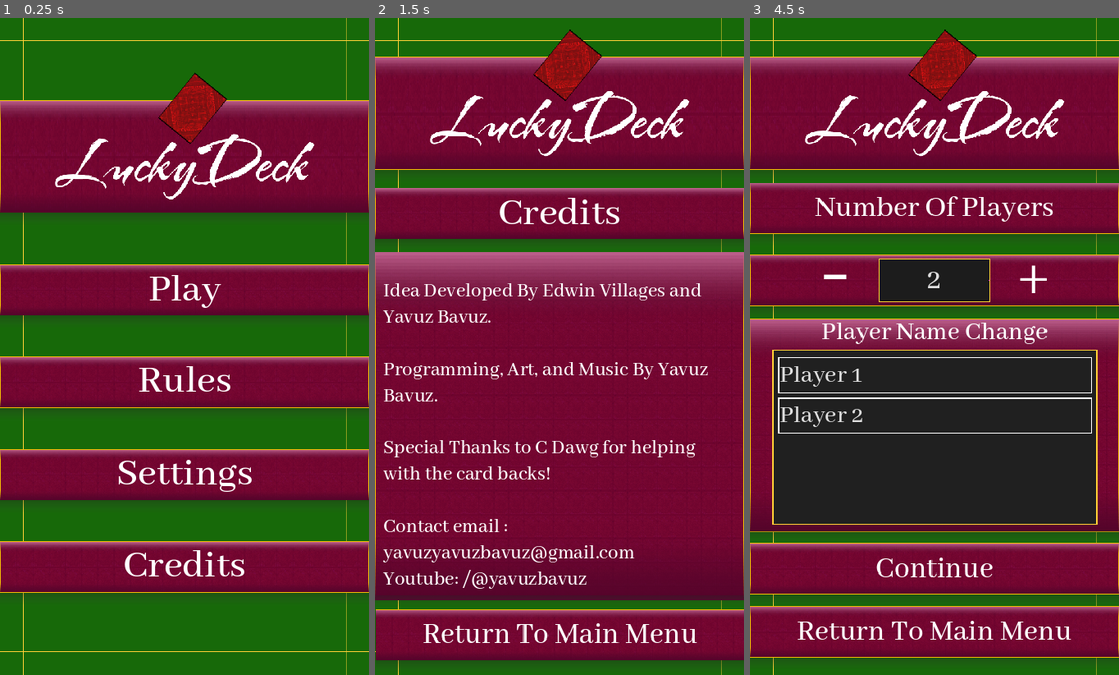
Above: before the commit, frames 1-3 (left to right).
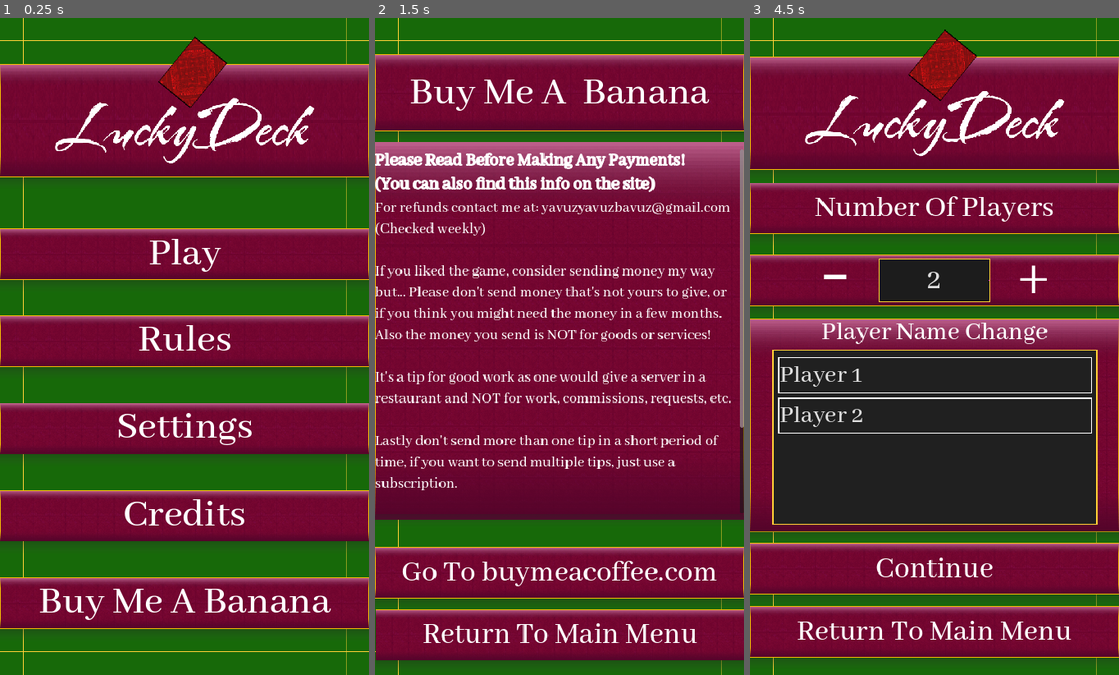
Above: after the commit, the same moments.

Repository: Yavuz7/LuckyDeck
Game: Godot game, scene res://Scripts/main_menu.tscn
Two runs of this game, one before a commit and one after it. Both use one fixed random seed, a clock stepped at 60 frames per second and the inputs below.
Inputs (mouse positions are in pixels of both pictures, inside the frame that each line leads up to; where the layout moved, square brackets give the same spot in the first picture):
- Up to frame 1 (0.25 s): no input
- Up to frame 2 (1.5 s): click (559, 602) at 0.5 s, where only the run after the commit has a clickable "Buy Me A Banana"; click "Credits" at 1.25 s
- Up to frame 3 (4.5 s): click "Credits" (after the commit: "Buy Me A Banana") at 2 s; click (934, 339) [934, 431] at 2.75 s; click "Return To Main Menu" at 3.5 s; click "Play" at 4.25 s

The runs differ from the first frame. In frame 1, 74% of the frame differs, in the area x 0-100%, y 2-95%; in frame 2, 39%; in frame 3, nothing differs.

Commit message:
Finished adding buymeacoffee to main menu

Diff:
--- /dev/null
+++ b/Menus/buyMeABanana.gd
@@ -0,0 +1,11 @@
+extends Panel
+
+
+func _on_return_pressed():
+	SoundManager.play_preset(SoundManager.RETURN_SOUND)
+	self.queue_free()
+	pass # Replace with function body.
+
+
+func _on_web_button_pressed():
+	OS.shell_open("https://buymeacoffee.com/yavuzbavuz")
--- /dev/null
+++ b/Menus/buyMeABanana.tscn
@@ -0,0 +1,186 @@
+[gd_scene load_steps=8 format=3 uid="uid://85axywj4mg23"]
+
+[ext_resource type="Script" path="res://Menus/buyMeABanana.gd" id="1_6wpqm"]
+[ext_resource type="Texture2D" uid="uid://bd3eeolp5h22g" path="res://assets/Images/rectangleborderyellow.svg" id="2_oleew"]
+[ext_resource type="PackedScene" uid="uid://cvgijvugy7wxe" path="res://assets/button_scene.tscn" id="3_hfrhq"]
+[ext_resource type="Theme" uid="uid://brkyelj36ne10" path="res://Scripts/maintheme.tres" id="5_u7112"]
+[ext_resource type="Texture2D" uid="uid://dpqbxplhq7uc" path="res://assets/Images/bigArea.png" id="6_fgood"]
+
+[sub_resource type="LabelSettings" id="LabelSettings_ueyg1"]
+font_size = 35
+outline_size = 5
+
+[sub_resource type="LabelSettings" id="LabelSettings_ttxef"]
+font_size = 30
+
+[node name="CreditsMenu" type="Panel"]
+anchors_preset = 15
+anchor_right = 1.0
+anchor_bottom = 1.0
+grow_horizontal = 2
+grow_vertical = 2
+script = ExtResource("1_6wpqm")
+
+[node name="background" type="ColorRect" parent="."]
+layout_mode = 1
+anchors_preset = 15
+anchor_right = 1.0
+anchor_bottom = 1.0
+grow_horizontal = 2
+grow_vertical = 2
+color = Color(0.0901961, 0.411765, 0.0352941, 1)
+
+[node name="TextureRect" type="TextureRect" parent="background"]
+layout_mode = 1
+anchors_preset = 15
+anchor_right = 1.0
+anchor_bottom = 1.0
+grow_horizontal = 2
+grow_vertical = 2
+texture = ExtResource("2_oleew")
+
+[node name="mainLayoutCredits" type="VBoxContainer" parent="."]
+layout_mode = 1
+anchors_preset = -1
+anchor_top = -0.00390625
+anchor_right = 1.0
+anchor_bottom = 1.00469
+offset_top = 76.0
+grow_horizontal = 2
+grow_vertical = 2
+theme_override_constants/separation = 80
+metadata/_edit_use_anchors_ = true
+
+[node name="Heading Seperator" type="VBoxContainer" parent="mainLayoutCredits"]
+layout_mode = 2
+theme_override_constants/separation = 35
+
+[node name="RulesHeading" parent="mainLayoutCredits/Heading Seperator" instance=ExtResource("3_hfrhq")]
+custom_minimum_size = Vector2(0, 150)
+layout_mode = 2
+
+[node name="Label2" type="Label" parent="mainLayoutCredits/Heading Seperator/RulesHeading"]
+layout_mode = 1
+anchors_preset = 8
+anchor_left = 0.5
+anchor_top = 0.5
+anchor_right = 0.5
+anchor_bottom = 0.5
+offset_left = -53.0
+offset_top = -37.5
+offset_right = 53.0
+offset_bottom = 37.5
+grow_horizontal = 2
+grow_vertical = 2
+theme = ExtResource("5_u7112")
+theme_override_font_sizes/font_size = 80
+text = "Buy Me A  Banana"
+
+[node name="CreditsInfoBox" type="VBoxContainer" parent="mainLayoutCredits"]
+layout_mode = 2
+theme_override_constants/separation = 40
+
+[node name="Credits Toggle" parent="mainLayoutCredits/CreditsInfoBox" instance=ExtResource("3_hfrhq")]
+custom_minimum_size = Vector2(0, 650)
+layout_mode = 2
+size_flags_vertical = 0
+
+[node name="Texturedtexture" parent="mainLayoutCredits/CreditsInfoBox/Credits Toggle" index="0"]
+anchors_preset = -1
+anchor_top = -0.09
+anchor_bottom = 1.04
+texture = ExtResource("6_fgood")
+metadata/_edit_use_anchors_ = true
+
+[node name="TextureRect" parent="mainLayoutCredits/CreditsInfoBox/Credits Toggle" index="1"]
+anchors_preset = -1
+anchor_top = -0.0866667
+anchor_bottom = 1.035
+offset_top = -3.0
+offset_bottom = 3.0
+metadata/_edit_use_anchors_ = true
+
+[node name="TextureRect2" parent="mainLayoutCredits/CreditsInfoBox/Credits Toggle" index="2"]
+anchors_preset = -1
+anchor_top = 1.023
+anchor_bottom = 1.065
+offset_top = 0.200012
+offset_bottom = -6.10352e-05
+
+[node name="ScrollContainer" type="ScrollContainer" parent="mainLayoutCredits/CreditsInfoBox/Credits Toggle"]
+layout_mode = 1
+anchors_preset = -1
+anchor_top = -0.07
+anchor_right = 1.0
+anchor_bottom = 1.02167
+grow_horizontal = 2
+grow_vertical = 2
+horizontal_scroll_mode = 0
+metadata/_edit_use_anchors_ = true
+
+[node name="VBoxContainer" type="VBoxContainer" parent="mainLayoutCredits/CreditsInfoBox/Credits Toggle/ScrollContainer"]
+layout_mode = 2
+size_flags_horizontal = 3
+size_flags_vertical = 3
+
+[node name="Title Label" type="Label" parent="mainLayoutCredits/CreditsInfoBox/Credits Toggle/ScrollContainer/VBoxContainer"]
+layout_mode = 2
+text = "Please Read Before Making Any Payments!
+(You can also find this info on the site)"
+label_settings = SubResource("LabelSettings_ueyg1")
+autowrap_mode = 2
+
+[node name="Title Label2" type="Label" parent="mainLayoutCredits/CreditsInfoBox/Credits Toggle/ScrollContainer/VBoxContainer"]
+layout_mode = 2
+text = "For refunds contact me at: yavuzyavuzbavuz@gmail.com (Checked weekly)
+
+If you liked the game, consider sending money my way but... Please don't send money that's not yours to give, or if you think you might need the money in a few months. Also the money you send is NOT for goods or services!
+
+It's a tip for good work as one would give a server in a restaurant and NOT for work, commissions, requests, etc.
+
+Lastly don't send more than one tip in a short period of time, if you want to send multiple tips, just use a subscription.
+
+If You Happen To Be In A Position where you can get me a job (Coding/Game Dev/User Exp) somewhere, or something similar, email me your company at yavuzyavuzbavuz@gmail.com, and I'll find your website and apply."
+label_settings = SubResource("LabelSettings_ttxef")
+autowrap_mode = 2
+
+[node name="webButton" parent="mainLayoutCredits" instance=ExtResource("3_hfrhq")]
+layout_mode = 2
+
+[node name="Label" parent="mainLayoutCredits/webButton" index="3"]
+text = "Go To buymeacoffee.com"
+
+[node name="Return" parent="." instance=ExtResource("3_hfrhq")]
+layout_mode = 1
+anchors_preset = -1
+anchor_left = 0.001
+anchor_top = 0.9
+anchor_right = 1.00139
+anchor_bottom = 0.977344
+offset_left = 0.280001
+offset_top = -0.000366211
+offset_bottom = 1.0
+metadata/_edit_use_anchors_ = true
+
+[node name="Label2" type="Label" parent="Return"]
+layout_mode = 1
+anchors_preset = 8
+anchor_left = 0.5
+anchor_top = 0.5
+anchor_right = 0.5
+anchor_bottom = 0.5
+offset_left = -266.0
+offset_top = -37.5
+offset_right = 266.0
+offset_bottom = 37.5
+grow_horizontal = 2
+grow_vertical = 2
+theme = ExtResource("5_u7112")
+theme_override_font_sizes/font_size = 60
+text = "Return To Main Menu"
+
+[connection signal="pressed" from="mainLayoutCredits/webButton" to="." method="_on_web_button_pressed"]
+[connection signal="pressed" from="Return" to="." method="_on_return_pressed"]
+
+[editable path="mainLayoutCredits/CreditsInfoBox/Credits Toggle"]
+[editable path="mainLayoutCredits/webButton"]
--- a/Menus/rules_menu.tscn
+++ b/Menus/rules_menu.tscn
@@ -5,7 +5,7 @@
 [ext_resource type="PackedScene" uid="uid://cvgijvugy7wxe" path="res://assets/button_scene.tscn" id="2_ptkh5"]
 [ext_resource type="Texture2D" uid="uid://bgmppv2cfhcf6" path="res://assets/Images/luckydecklogo.png" id="3_rvoj6"]
 [ext_resource type="Theme" uid="uid://brkyelj36ne10" path="res://Scripts/maintheme.tres" id="4_6e6fk"]
-[ext_resource type="Texture2D" uid="uid://bqnacncuylnkt" path="res://assets/Images/rulesimage4.png" id="6_ekm46"]
+[ext_resource type="Texture2D" uid="uid://c1ltmqvl66bxx" path="res://assets/Images/rulesimage5.png" id="6_2vstb"]
 
 [sub_resource type="StyleBoxEmpty" id="StyleBoxEmpty_5r7bm"]
 
@@ -98,7 +98,6 @@
 
 [node name="RulesInfoBox" type="VBoxContainer" parent="mainLayoutRules"]
 layout_mode = 2
-size_flags_vertical = 3
 
 [node name="Rules Toggle" type="Button" parent="mainLayoutRules/RulesInfoBox"]
 custom_minimum_size = Vector2(0, 600)
@@ -114,13 +113,12 @@
 
 [node name="Texturedtexture" type="TextureRect" parent="mainLayoutRules/RulesInfoBox/Rules Toggle"]
 layout_mode = 1
-anchors_preset = -1
-anchor_top = 0.015
+anchors_preset = 15
 anchor_right = 1.0
 anchor_bottom = 1.0
 grow_horizontal = 2
 grow_vertical = 2
-texture = ExtResource("6_ekm46")
+texture = ExtResource("6_2vstb")
 expand_mode = 1
 stretch_mode = 5
 metadata/_edit_use_anchors_ = true
--- a/Scripts/main_menu.gd
+++ b/Scripts/main_menu.gd
@@ -4,6 +4,7 @@
 @onready var rulesMenu = preload("res://Menus/rules_menu.tscn")
 @onready var settingsMenu = preload("res://Menus/settings_menu.tscn")
 @onready var creditsMenu = preload("res://Menus/credits_menu.tscn")
+@onready var buyMeABananaMenu = preload("res://Menus/buyMeABanana.tscn")
 
 func _ready():
 	SoundManager._anim_player = $MusicFader/AnimationPlayer
@@ -31,3 +32,11 @@
 	SoundManager.play_preset(SoundManager.CONTINUE_SOUND)
 	var instance = creditsMenu.instantiate()
 	add_child(instance)
+
+
+
+
+func _on_buy_me_a_banana_pressed():
+	SoundManager.play_preset(SoundManager.CONTINUE_SOUND)
+	var instance = buyMeABananaMenu.instantiate()
+	add_child(instance)
--- a/Scripts/main_menu.tscn
+++ b/Scripts/main_menu.tscn
@@ -194,7 +194,7 @@
 
 [node name="VBoxContainer" type="VBoxContainer" parent="mainMenuButtons"]
 layout_mode = 2
-theme_override_constants/separation = 80
+theme_override_constants/separation = 70
 
 [node name="Play" parent="mainMenuButtons/VBoxContainer" instance=ExtResource("1_xqq6a")]
 layout_mode = 2
@@ -276,6 +276,26 @@
 theme_override_font_sizes/font_size = 80
 text = "Credits"
 
+[node name="BuyMeABanana" parent="mainMenuButtons/VBoxContainer" instance=ExtResource("1_xqq6a")]
+layout_mode = 2
+
+[node name="Label2" type="Label" parent="mainMenuButtons/VBoxContainer/BuyMeABanana"]
+layout_mode = 1
+anchors_preset = 8
+anchor_left = 0.5
+anchor_top = 0.5
+anchor_right = 0.5
+anchor_bottom = 0.5
+offset_left = -71.5
+offset_top = -49.5
+offset_right = 71.5
+offset_bottom = 49.5
+grow_horizontal = 2
+grow_vertical = 2
+theme = ExtResource("1_ydy77")
+theme_override_font_sizes/font_size = 80
+text = "Buy Me A Banana"
+
 [node name="MusicFader" type="Node" parent="."]
 
 [node name="AnimationPlayer" type="AnimationPlayer" parent="MusicFader"]
@@ -295,3 +315,4 @@
 [connection signal="pressed" from="mainMenuButtons/VBoxContainer/Rules" to="." method="_on_rules_pressed"]
 [connection signal="pressed" from="mainMenuButtons/VBoxContainer/Settings" to="." method="_on_settings_pressed"]
 [connection signal="pressed" from="mainMenuButtons/VBoxContainer/Credits" to="." method="_on_credits_pressed"]
+[connection signal="pressed" from="mainMenuButtons/VBoxContainer/BuyMeABanana" to="." method="_on_buy_me_a_banana_pressed"]
Binary file removed: assets/Images/rulesimage4.png
Binary file added: assets/Images/rulesimage5.png
Not shown, changed: assets/Images/rulesimage5.png.import
